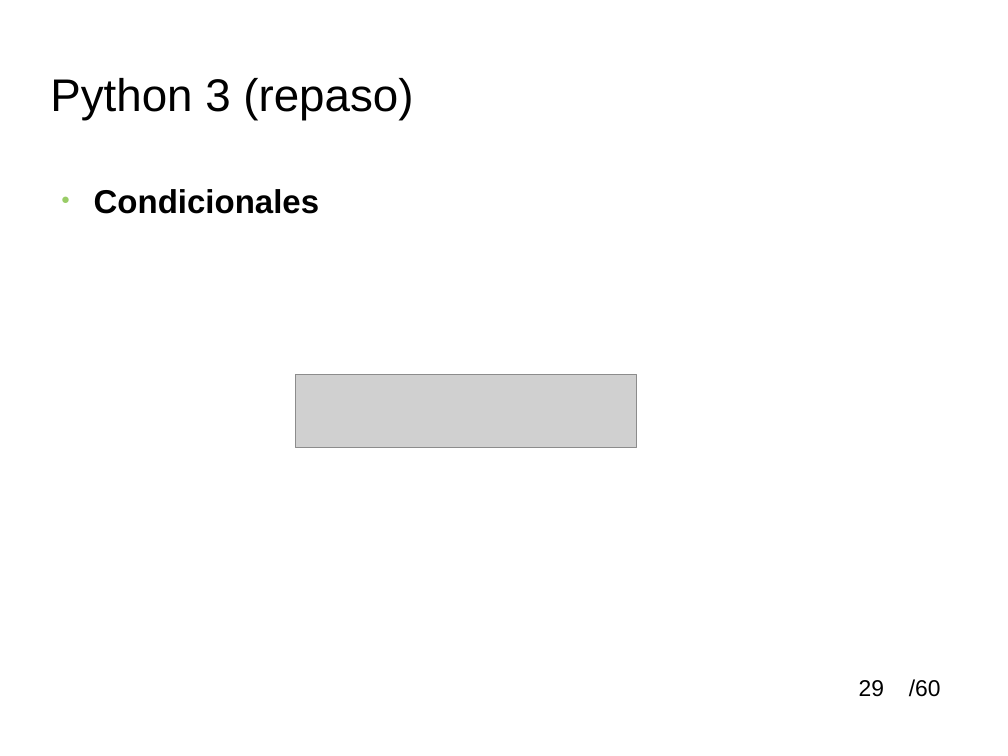
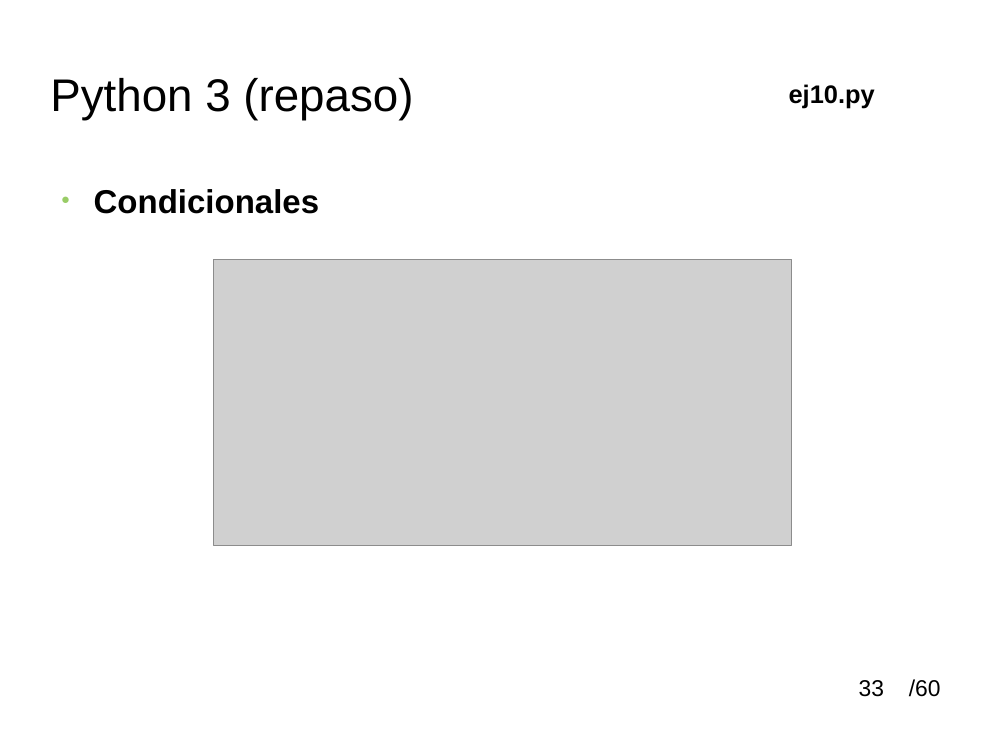
Before and after one commit to soa32123/cursoBasicoPythonSOM, a slide deck: slide 33 of material/python_tutoria_1smr.odp (slide 29 before the commit). Drawn at 1008x756 pixels with LibreOffice and Linux fonts; fonts in the diff are those of the drawing; grey boxes stand for pictures; background and template pictures are left out. Boxes give left, top, right and bottom in pixels: in the first picture for what was removed or moved away, otherwise in the second. Text is boxed around its words. In the diff, an @@ line names an element or a change of style, - is before the commit and + after.

```diff
--- a/material/python_tutoria_1smr.odp
+++ b/material/python_tutoria_1smr.odp
@@ text added at (789,84,875,108), 20 pt, text #000000, bold @@
+ej10.py
@@ picture: place and size @@
-picture at (295,374,638,447)
+picture at (213,259,792,545)
@@ page number at (859,680,884,697): text changed @@
-29
+33
```
Also in this commit, not shown: 24 other slides changed, 4 other files.
